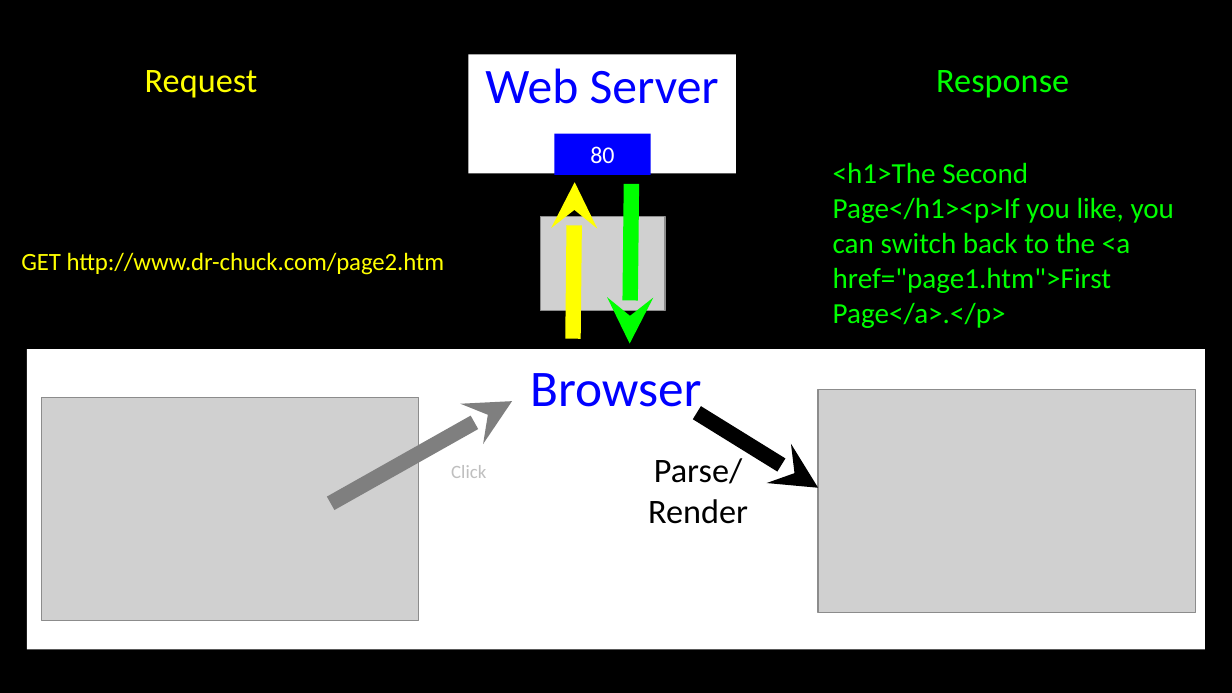
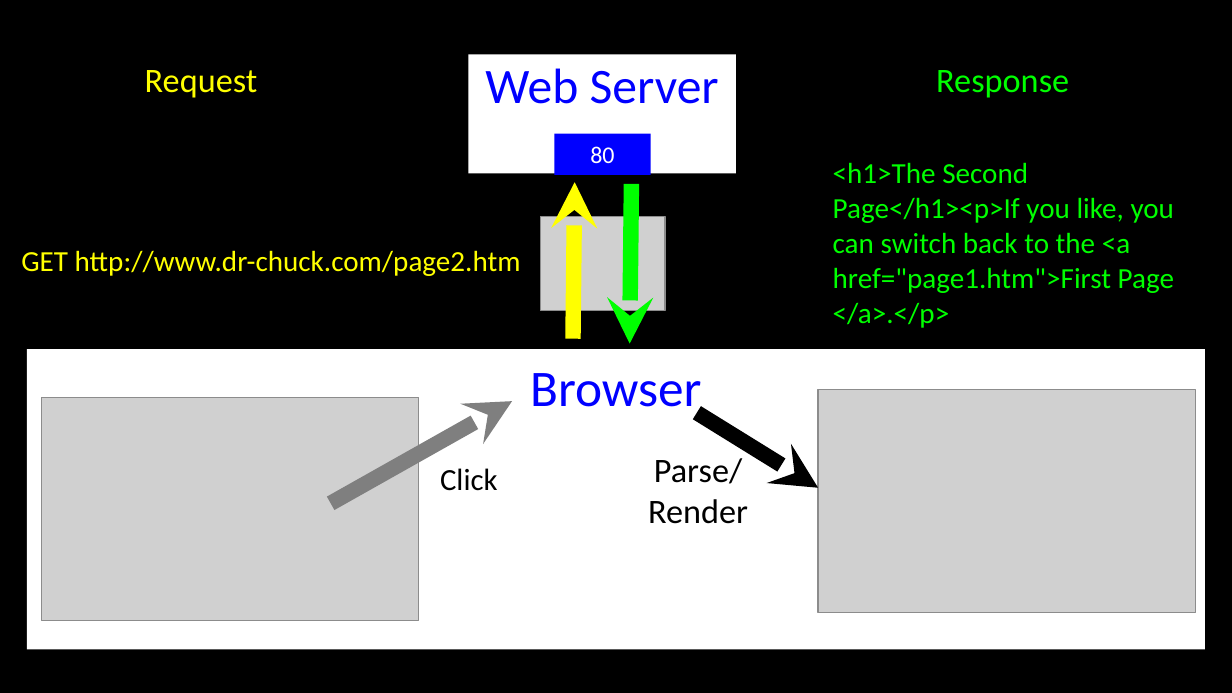
Before and after one commit to csev/wa4e, a slide deck: slide 20 of lectures/Web-01-HTTP.ppt (slide 21 before the commit). Drawn at 1232x693 pixels with LibreOffice and Linux fonts; fonts in the diff are those of the drawing; grey boxes stand for pictures. Boxes give left, top, right and bottom in pixels: in the first picture for what was removed or moved away, otherwise in the second. Text is boxed around its words. In the diff, an @@ line names an element or a change of style, - is before the commit and + after.

```diff
--- a/lectures/Web-01-HTTP.ppt
+++ b/lectures/Web-01-HTTP.ppt
@@ text at <box>833,162,1175,328</box>: text changed @@
-<h1>The Second Page</h1><p>If you like, you can switch back to the <a href="page1.htm">First Page</a>.</p>
+<h1>The Second Page</h1><p>If you like, you can switch back to the <a href="page1.htm">First Page
+</a>.</p>
@@ text "GET http://www.dr-chuck.com/page2.htm" at <box>21,250,521,276</box>: size 14.4 to 17 pt @@
@@ text "Click": place and size @@
-text "Click" at <box>451,465,486,478</box>
+text "Click" at <box>440,468,497,491</box>
@@ text "Click" at <box>440,468,497,491</box>: size 11 to 18 pt, text colour #BFBFBF to #000000 @@
```
Also in this commit, not shown: 19 other slides changed, 1 slide removed, 2 other files.
